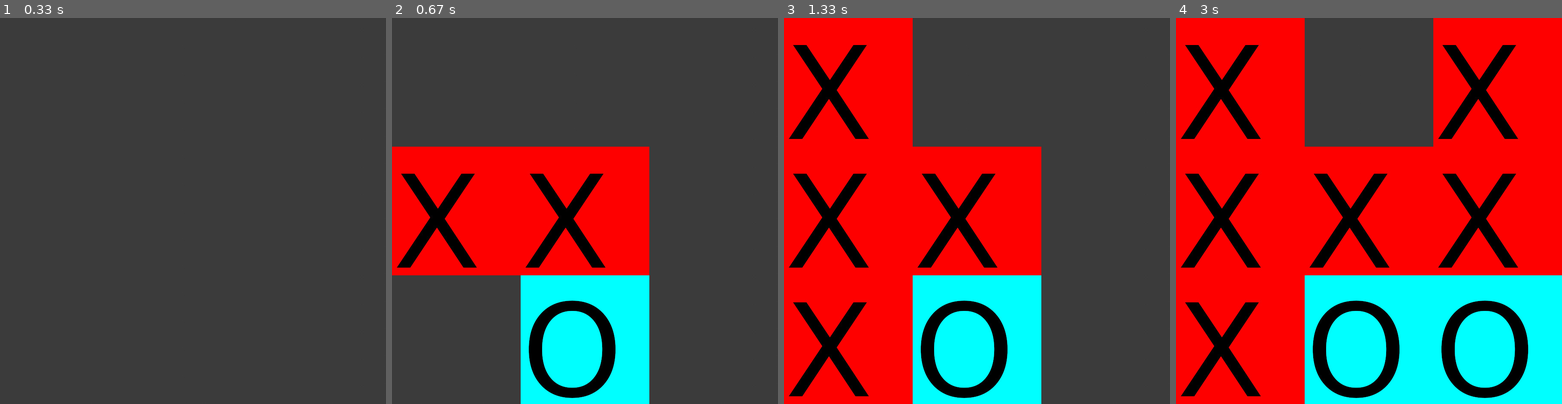
Above: before the commit, frames 1-4 (left to right).
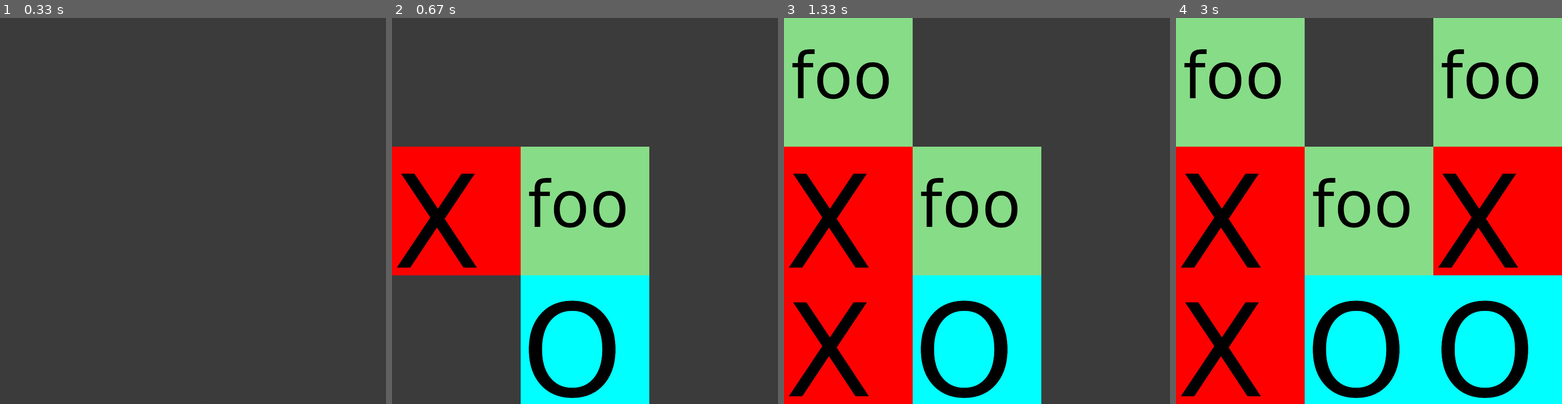
Above: after the commit, the same moments.

Repository: ErikSokolov/pygame
Game: pygame game, started from tootartaz.py
Same seed, same stepped clock (60 frames per second), same inputs: the game is played once before the commit and once after it.
Inputs (mouse positions are in pixels of both pictures, inside the frame that each line leads up to):
- Up to frame 1 (0.33 s): no input
- Up to frame 2 (0.67 s): press the mouse at (492, 214) at 0.37 s; move the mouse to (557, 257) at 0.47 s; release the mouse at (623, 295) at 0.6 s
- Up to frame 3 (1.33 s): click (857, 299) at 0.72 s; click (876, 68) at 1.05 s
- Up to frame 4 (3 s): click (1515, 357) at 1.88 s; click (1446, 180) at 2.22 s; click (1450, 141) at 2.92 s

Frame 1 is identical in both runs. In frame 2, 11% of the frame differs, in the area x 33-67%, y 33-67%; in frame 3, 22%; in frame 4, 33%, in the area x 0-100%, y 0-67%.

Commit message:
Finish tootartaz.py

Diff:
--- a/tootartaz.py
+++ b/tootartaz.py
@@ -33,7 +33,13 @@
 		for y, row in enumerate(self.game_array):
 			for x, obj in enumerate(row):
 				if obj != INF:
-					self.game.screen.blit(self.X_image if obj else self.O_image, vec2(x, y) * CELL_SIZE)
+					if obj == 0:
+						image = self.O_image
+					elif obj == 1:
+						image = self.X_image
+					elif obj == 2:
+						image = self.foo_image
+					self.game.screen.blit(image, vec2(x,y)* CELL_SIZE)
 
 	def draw(self):
 		self.game.screen.blit(self.field_image, (0, 0))
